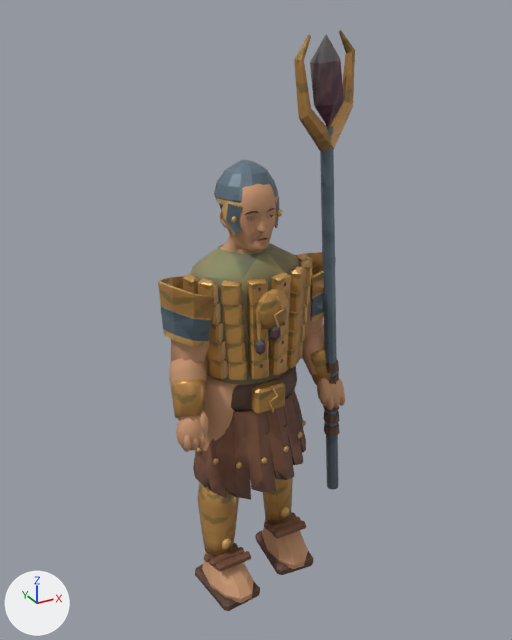
The glTF model public/assets/mobile/fulgur.glb as it was, and as the next commit left it.
Rendered twice from a 50 mm lens placed at (-1.035, -1.931, 1.987), pointed at (0.027, -0.002, 1.023). Arrows for +X, +Y and +Z are at lower left; the lights stay in place. The first picture is the older version. Vertices at exactly the same position are counted once.

Objects in the first picture: 'fulgur'.
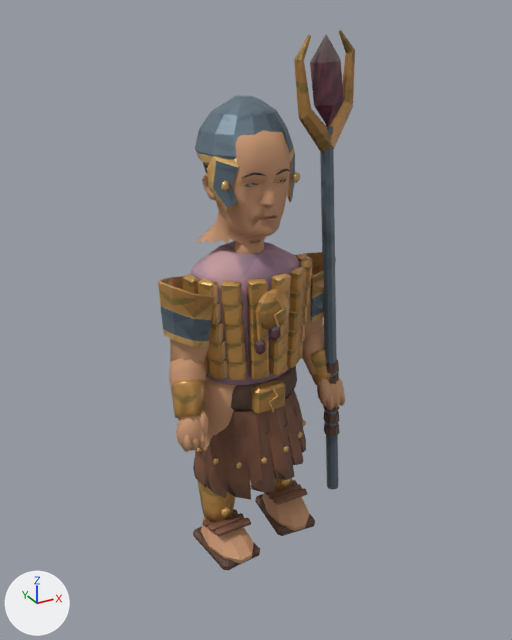
The newer file is also rescaled (x1.066), turned or shifted as a whole; pictures and numbers use the older file's frame.

The change, as a diff of the scene's bpy script:
```diff
--- a/public/assets/mobile/fulgur.glb.py
+++ b/public/assets/mobile/fulgur.glb.py
@@ me_fulgur_color_and_skin @@
 # used by ob_fulgur; location = (0.0, 0.0, 0.0)
-me_fulgur_color_and_skin.from_pydata(...)  # 4371 vertices, 7991 faces; spans x -0.32..0.32, y -0.21..0.18, z -0.01..1.93
+me_fulgur_color_and_skin.from_pydata(...)  # 4373 vertices, 7990 faces; spans x -0.32..0.32, y -0.21..0.18, z 0.18..1.93
+# me_fulgur_color_and_skin part 1: the loose piece of 12 vertices spanning x -0.09..-0.07, y -0.06, z 1.39..1.41 is moved by (-0.04, -0.03, 0.11)
+# me_fulgur_color_and_skin part 2: the loose piece of 12 vertices spanning x 0.07..0.09, y -0.06, z 1.39..1.41 is moved by (0.04, -0.03, 0.11)
+# me_fulgur_color_and_skin part 3: the loose piece of 12 vertices spanning x -0.19..-0.16, y -0.09..-0.08, z 0.56..0.59 is copied, and the copy is moved by (0.04, 0.01, -0.23); it spans x -0.16..-0.12, y -0.09..-0.07, z 0.32..0.36
+# me_fulgur_color_and_skin part 4: the loose piece of 32 vertices spanning x -0.23..-0.05, y -0.2..0.05, z -0.01..0.04 is moved by (0.0, 0.0, 0.19)
+# me_fulgur_color_and_skin part 5: the loose piece of 40 vertices spanning x -0.21..-0.07, y -0.09..0.06, z 0.1..0.44 is scaled about its middle by (1, 1, 0.772), then moved by (0.0, 0.0, 0.13)
+# me_fulgur_color_and_skin part 6: the loose piece of 12 vertices spanning x 0.18..0.2, y -0.07..-0.06, z 0.59..0.62 is copied, and the copy is moved by (-0.05, 0.03, -0.26); it spans x 0.12..0.16, y -0.04..-0.02, z 0.32..0.36
+# me_fulgur_color_and_skin part 7: the loose piece of 32 vertices spanning x 0.05..0.23, y -0.15..0.1, z -0.01..0.04 is moved by (0.0, 0.0, 0.19)
+# me_fulgur_color_and_skin part 8: the loose piece of 40 vertices spanning x 0.07..0.21, y -0.04..0.1, z 0.1..0.44 is scaled about its middle by (1, 1, 0.772), then moved by (0.0, 0.0, 0.13)
+# me_fulgur_color_and_skin part 9: 14 loose pieces with 274 vertices, spanning x -0.22..0.22, y -0.21..0.1, z 0.03..1.43, are deleted
+# me_fulgur_color_and_skin part 10: 120 vertices moved from x -0.28..0.2, y -0.15..0.14, z 0.34..1.46 to x -0.28..0.2, y -0.15..0.14, z 0.45..1.47; 707 vertices removed from x -0.31..0.31, y -0.19..0.13, z 0.34..1.56; 959 vertices added at x -0.31..0.31, y -0.21..0.16, z 0.21..1.75
+# me_fulgur_color_and_skin part 11: 1894 kept faces spanning x -0.32..0.32, y -0.18..0.18, z 0.43..1.45 get new texture (UV) coordinates
+# me_fulgur_color_and_skin part 12: 2719 kept faces spanning x -0.31..0.32, y -0.19..0.17, z 0.31..1.93 get new vertex colours
 me_fulgur_color_and_skin.materials.append(mat_painted_metal_edges__textile_and_clay)
```

Changed parts and their boxes [x1, y1, x2, y2] in the pictures (512 x 640 px; the box of a moved part takes in the faces that stretch with it):
'fulgur', reshaped (7% shorter): before [158, 29, 355, 611]; after [158, 29, 355, 570]
part 1 of me_fulgur_color_and_skin, moved or reshaped: before [231, 216, 237, 223]; after [221, 180, 229, 192]
part 2 of me_fulgur_color_and_skin, moved or reshaped: before [277, 209, 282, 216]; after [292, 172, 300, 183]
part 3 of me_fulgur_color_and_skin, added: after [221, 507, 230, 517]
part 4 of me_fulgur_color_and_skin, moved or reshaped: before [195, 564, 260, 611]; after [193, 526, 260, 570]
part 5 of me_fulgur_color_and_skin, moved or reshaped: before [197, 483, 239, 557]; after [197, 480, 235, 523]
part 6 of me_fulgur_color_and_skin, added: after [281, 479, 290, 487]
part 7 of me_fulgur_color_and_skin, moved or reshaped: before [255, 530, 314, 575]; after [255, 494, 315, 536]
part 8 of me_fulgur_color_and_skin, moved or reshaped (mostly hidden afterwards): before [263, 474, 293, 524]; after [274, 474, 292, 491]
part 9 of me_fulgur_color_and_skin, deleted: before [202, 208, 308, 603]
part 10 of me_fulgur_color_and_skin, moved or reshaped: before [171, 160, 323, 497]; after [172, 95, 332, 564]
part 11 of me_fulgur_color_and_skin, surface changed: before [172, 248, 334, 498]; after [172, 241, 334, 498]
part 12 of me_fulgur_color_and_skin, recoloured: [183, 60, 334, 493] in both
